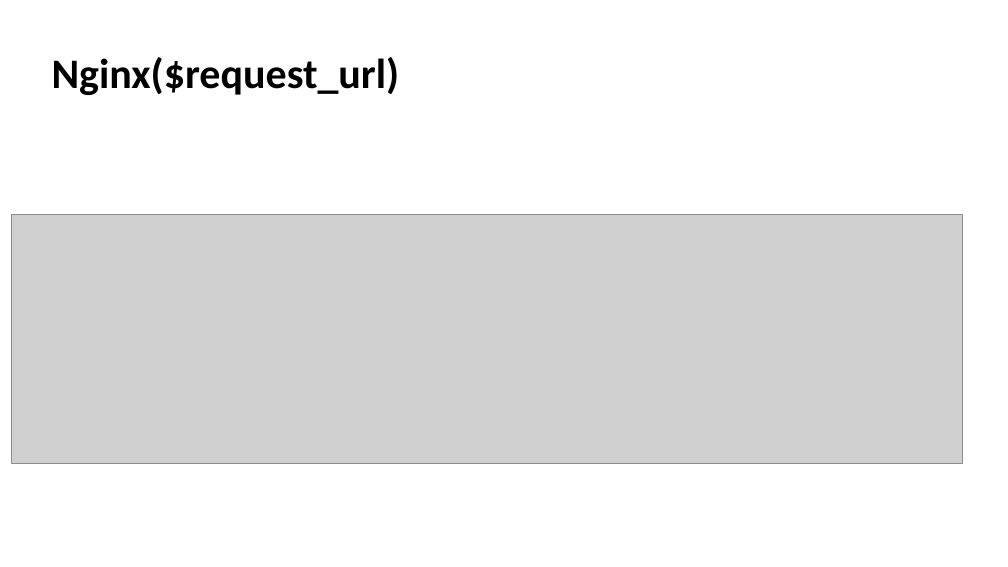
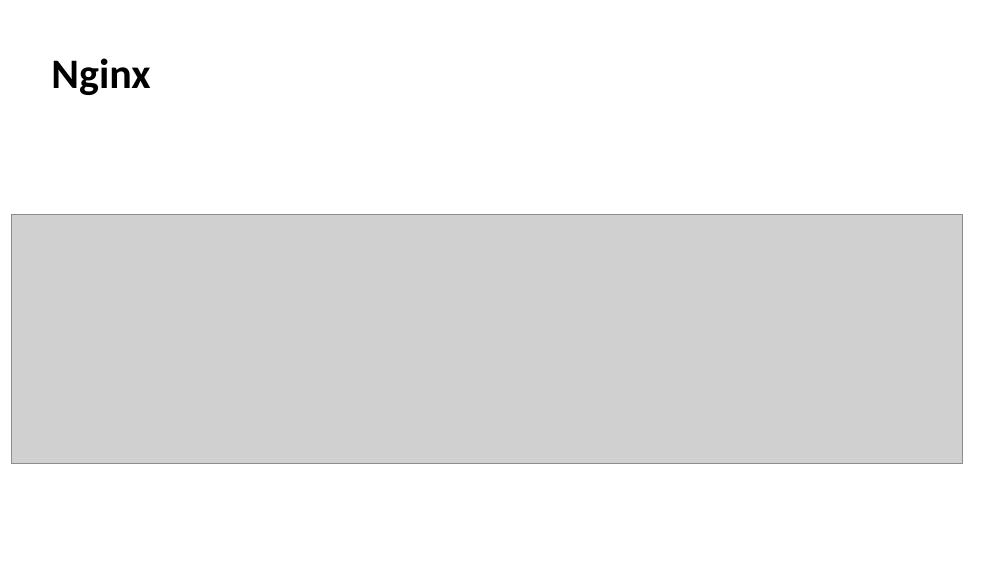
Before and after one commit to enoch-sit/proj01_chatbot_edu, a slide deck: slide 11 of week08/AI Agent Design III LangSmith-and-Evaluation-Frameworks.pptx (slide 20 before the commit). Drawn at 1008x567 pixels with LibreOffice and Linux fonts; fonts in the diff are those of the drawing; grey boxes stand for pictures. Boxes give left, top, right and bottom in pixels: in the first picture for what was removed or moved away, otherwise in the second. Text is boxed around its words. In the diff, an @@ line names an element or a change of style, - is before the commit and + after.

```diff
--- a/week08/AI Agent Design III LangSmith-and-Evaluation-Frameworks.pptx
+++ b/week08/AI Agent Design III LangSmith-and-Evaluation-Frameworks.pptx
@@ text at bbox=[51, 58, 150, 95]: text changed @@
-Nginx($request_url)
+Nginx
```
Also in this commit, not shown: 9 other slides changed, 1 slide added, 14 slides removed, 28 other files.
